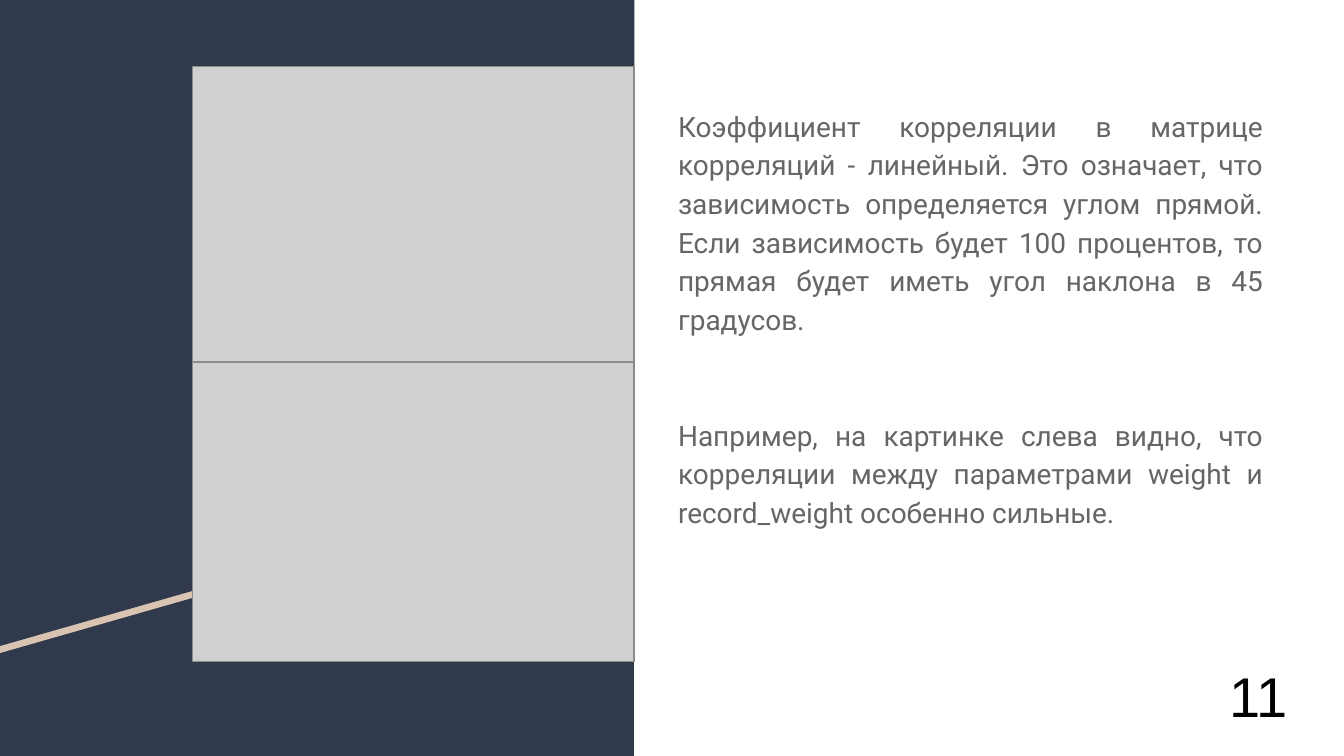
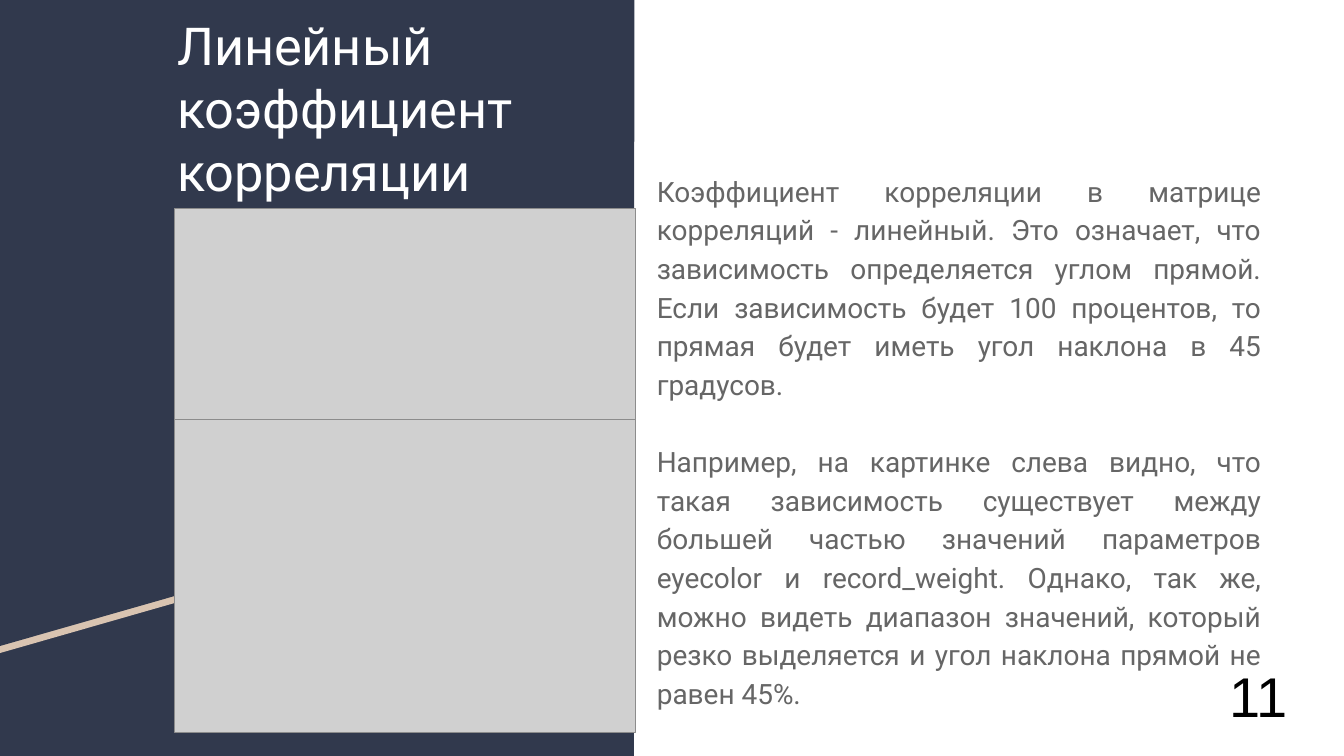
Before and after one commit to AlexanderUzunyan/TestProject, a slide deck: slide 11 of neuro/doc/TMVA.odp. Drawn at 1344x756 pixels with LibreOffice and Linux fonts; fonts in the diff are those of the drawing; grey boxes stand for pictures. Boxes give left, top, right and bottom in pixels: in the first picture for what was removed or moved away, otherwise in the second. Text is boxed around its words. In the diff, an @@ line names an element or a change of style, - is before the commit and + after.

```diff
--- a/neuro/doc/TMVA.odp
+++ b/neuro/doc/TMVA.odp
@@ title added at [177,27,512,202], 28 pt, text #FFFFFF @@
+Линейный коэффициент корреляции
@@ picture: place and size @@
-picture at [192,66,633,362]
+picture at [175,208,636,517]
@@ text at [657,181,1261,710]: text changed @@
-Коэффициент корреляции в матрице корреляций - линейный. Это означает, что зависимоcть определяется углом прямой. Если зависимость будет 100 процентов, то прямая будет иметь угол наклона в 45 градусов.
-Например, на картинке слева видно, что корреляции между параметрами weight и record_weight особенно сильные.
+Коэффициент корреляции в матрице корреляций - линейный. Это означает, что зависимоcть определяется углом прямой. Если зависимость будет 100 процентов, то прямая будет иметь угол наклона в 45 градусов.
+Например, на картинке слева видно, что такая зависимость существует между большей частью значений параметров eyecolor и record_weight. Однако, так же, можно видеть диапазон значений, который резко выделяется и угол наклона прямой не равен 45%.
@@ picture: place and size @@
-picture at [192,362,633,661]
+picture at [175,419,636,732]
```
Also in this commit, not shown: 15 other slides changed.
